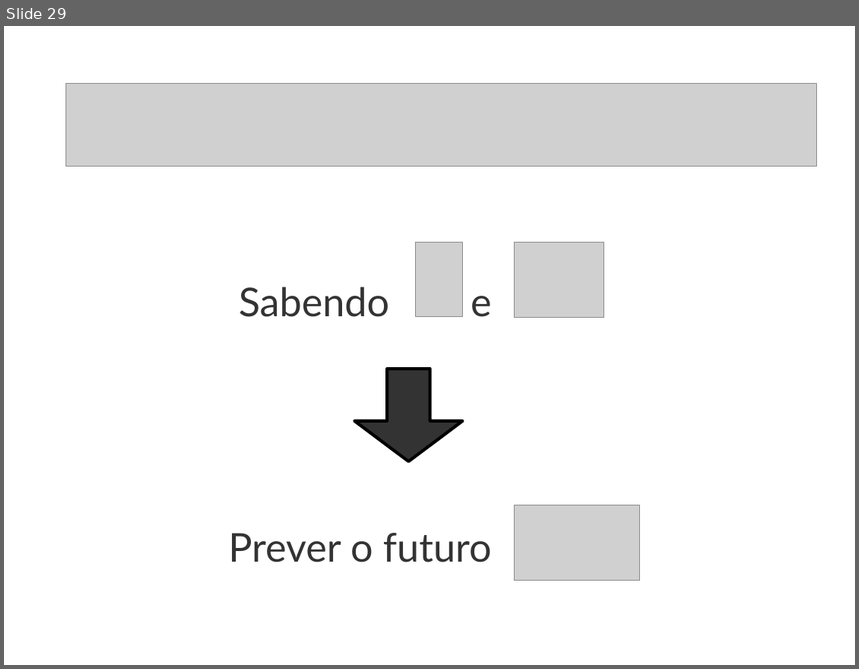
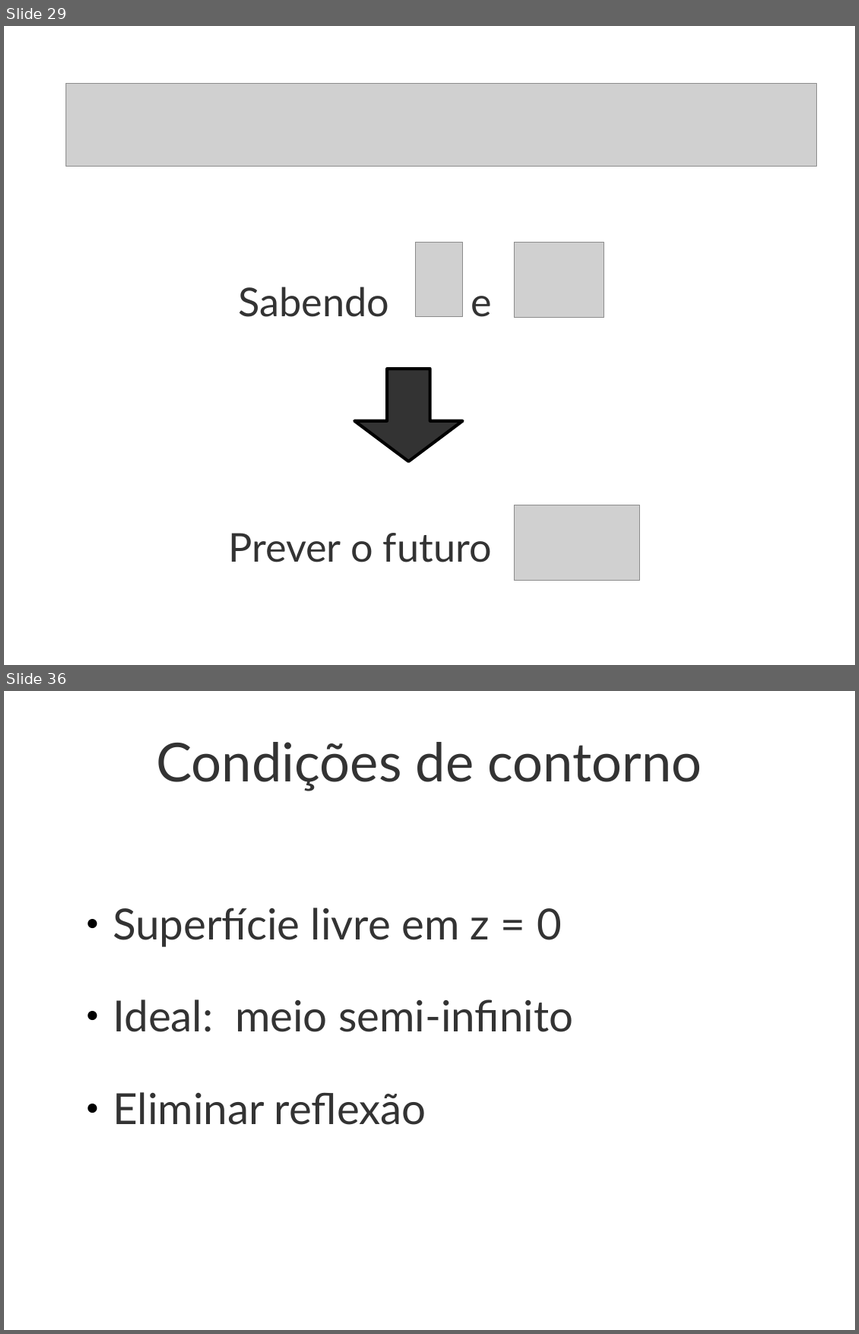
Before and after one commit to leouieda/aula-diferencas-finitas, a slide deck: modelagem-direta-diferencas-finitas.odp. Shown one above the other, each under a label of ours: slide 29 before the commit, slides 29 and 36 after it; the slides between them are not shown. The pictures are 859x669 and 859x1334 pixels, drawn with LibreOffice and Linux fonts; fonts in the diff are those of the drawing; grey boxes stand for pictures. Boxes give left, top, right and bottom in pixels: in the first picture for what was removed or moved away, otherwise in the second. Text is boxed around its words. In the diff, an @@ line names an element or a change of style, - is before the commit and + after.

```diff
--- a/modelagem-direta-diferencas-finitas.odp
+++ b/modelagem-direta-diferencas-finitas.odp
@@ slide 36 added at [4,691,855,1330], background #FFFFFF @@
@@ title added at [156,742,702,791], 50 pt, text #333333 @@
+Condições de contorno
@@ text added at [113,908,573,1125], 40 pt, text #333333 @@
+● Superfície livre em z = 0
+● Ideal: meio semi-infinito
+● Eliminar reflexão
```
Also in this commit, not shown: 1 slide changed, 32 other slides added, 4 other files.
